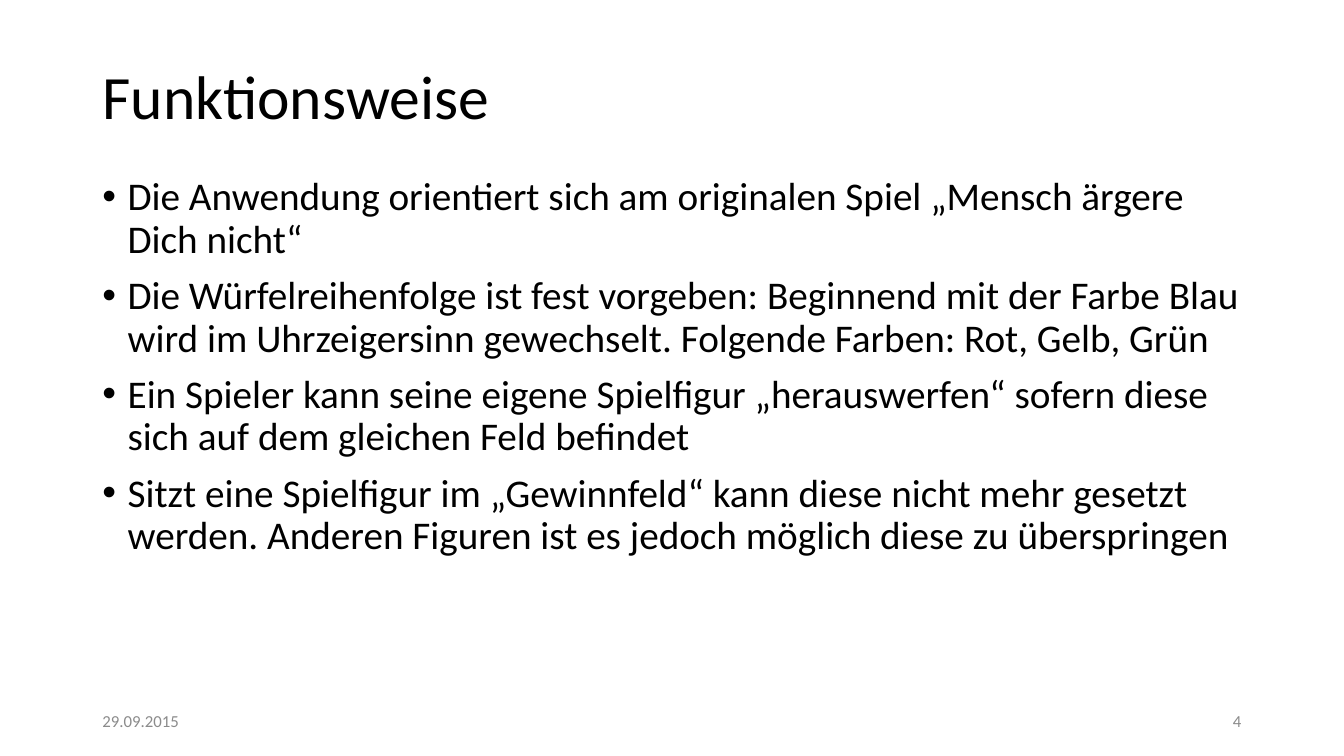
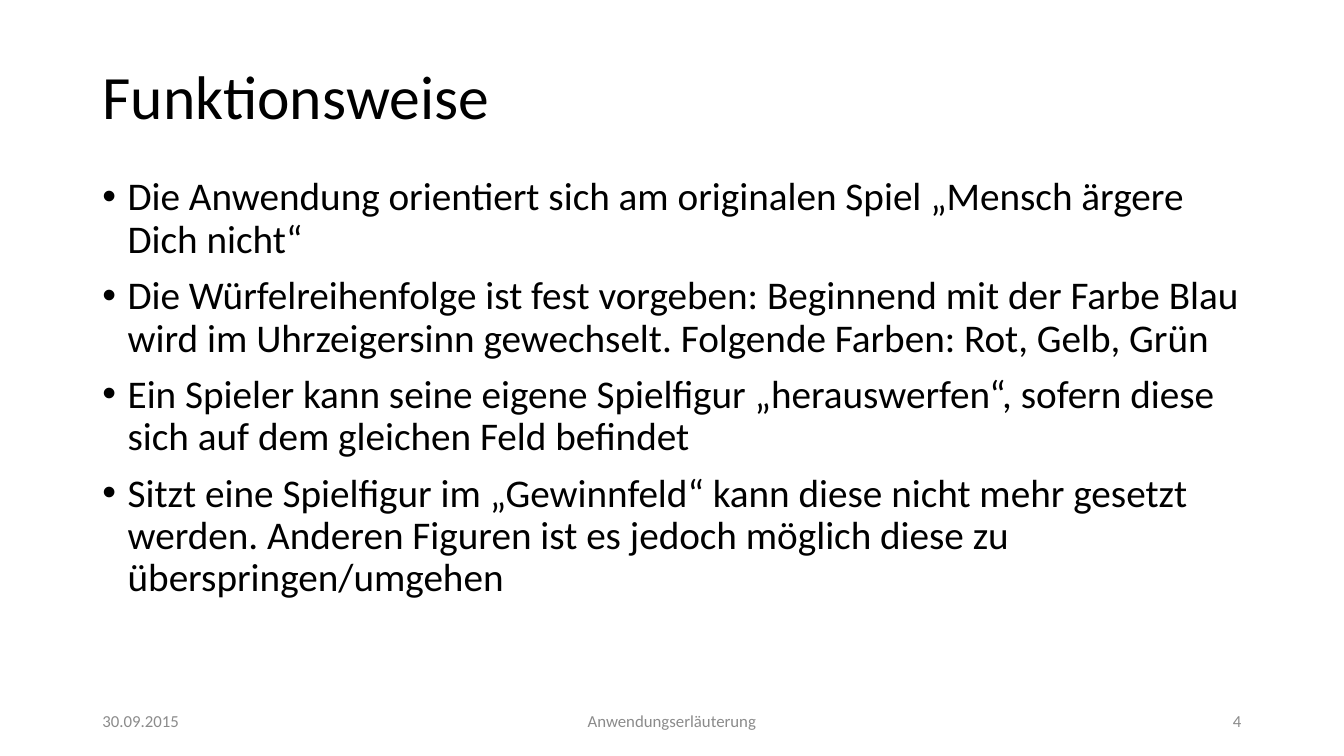
Before and after one commit to lukasleitsch/mensch-aergere-dich-nicht, a slide deck: slide 4 of Finale Präsentation.pptx. Drawn at 1344x756 pixels with LibreOffice and Linux fonts; fonts in the diff are those of the drawing. Boxes give left, top, right and bottom in pixels: in the first picture for what was removed or moved away, otherwise in the second. Text is boxed around its words. In the diff, an @@ line names an element or a change of style, - is before the commit and + after.

```diff
--- a/Finale Präsentation.pptx
+++ b/Finale Präsentation.pptx
@@ text at [128,380,1214,598]: text changed @@
-• Ein Spieler kann seine eigene Spielfigur „herauswerfen“ sofern diese sich auf dem gleichen Feld befindet
-• Sitzt eine Spielfigur im „Gewinnfeld“ kann diese nicht mehr gesetzt werden. Anderen Figuren ist es jedoch möglich diese zu überspringen
+• Ein Spieler kann seine eigene Spielfigur „herauswerfen“, sofern diese sich auf dem gleichen Feld befindet
+• Sitzt eine Spielfigur im „Gewinnfeld“ kann diese nicht mehr gesetzt werden. Anderen Figuren ist es jedoch möglich diese zu überspringen/umgehen
@@ text at [102,716,178,727]: text changed @@
-29.09.2015
+30.09.2015
@@ text added at [588,715,756,730], 12 pt, text #8C8C8C @@
+Anwendungserläuterung
```
Also in this commit, not shown: 21 other slides changed.
